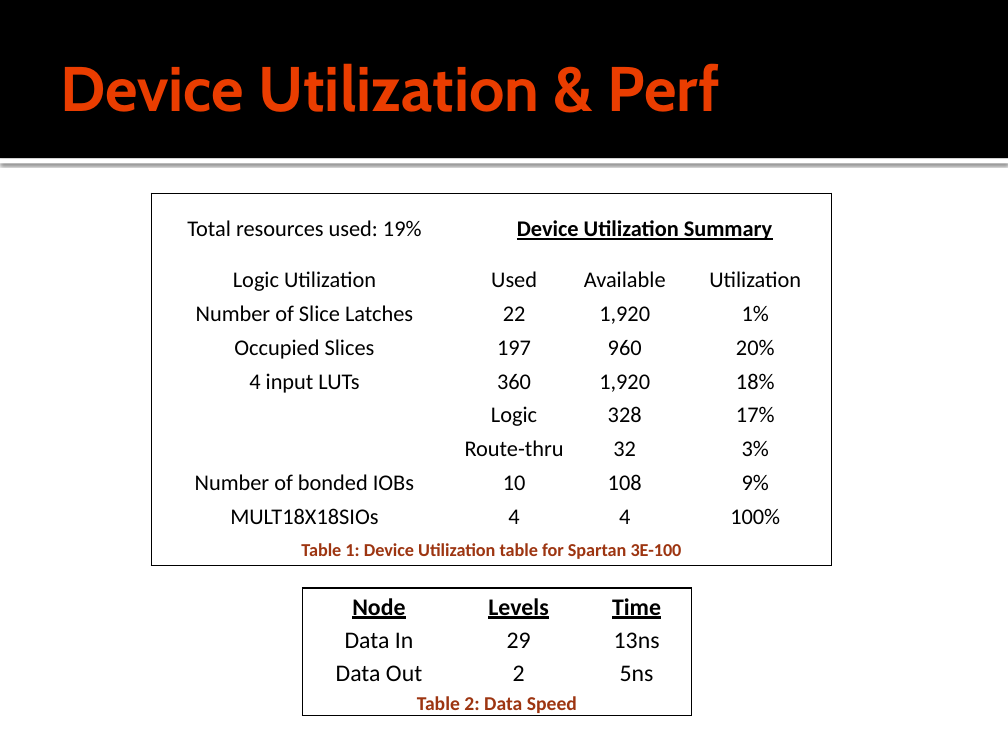
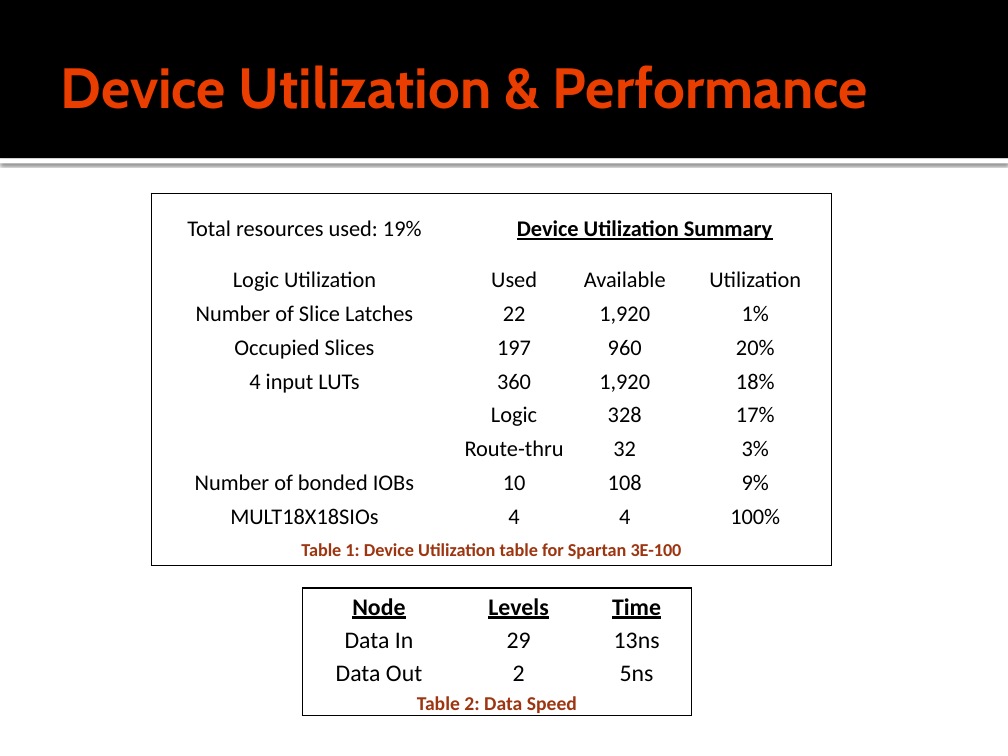
Before and after one commit to Linsen0707/dsd-neural-network, a slide deck: slide 14 of Docs/FPGA Neural Network.pptx (slide 13 before the commit). Drawn at 1008x756 pixels with LibreOffice and Linux fonts; fonts in the diff are those of the drawing. Boxes give left, top, right and bottom in pixels: in the first picture for what was removed or moved away, otherwise in the second. Text is boxed around its words. In the diff, an @@ line names an element or a change of style, - is before the commit and + after.

```diff
--- a/Docs/FPGA Neural Network.pptx
+++ b/Docs/FPGA Neural Network.pptx
@@ title at box(60, 65, 868, 109): text changed; size 45 to 40.5 pt @@
-Device Utilization & Perf
+Device Utilization & Performance
```
Also in this commit, not shown: 1 other slide changed, 1 slide added.
